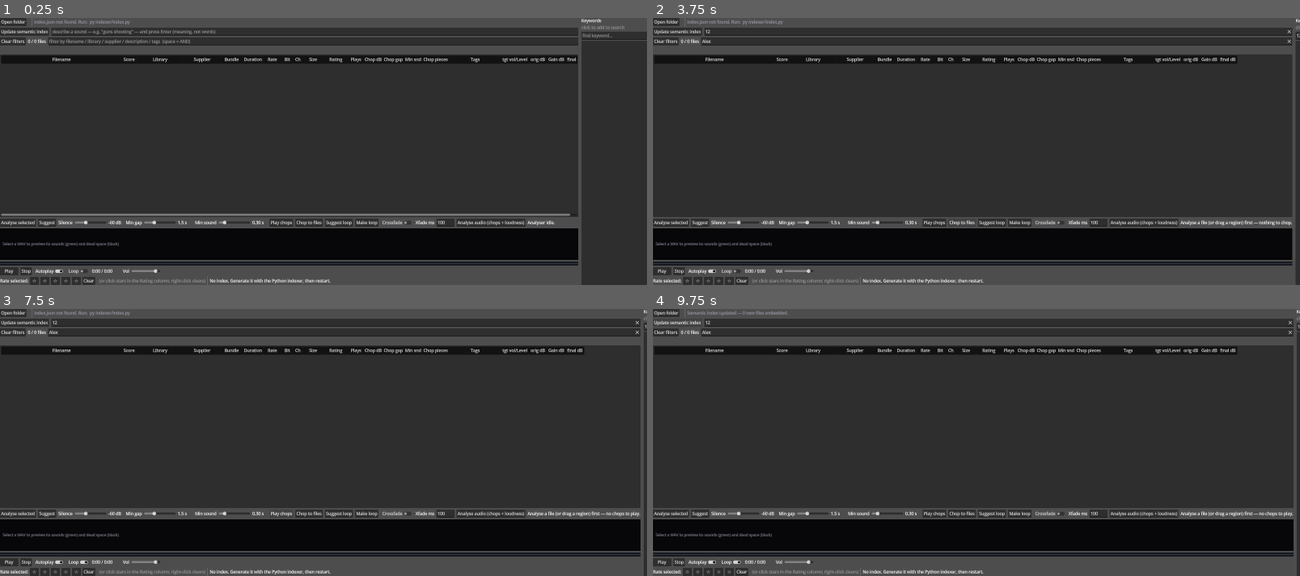
Above: before the commit, frames 1-4 (two rows, left to right).
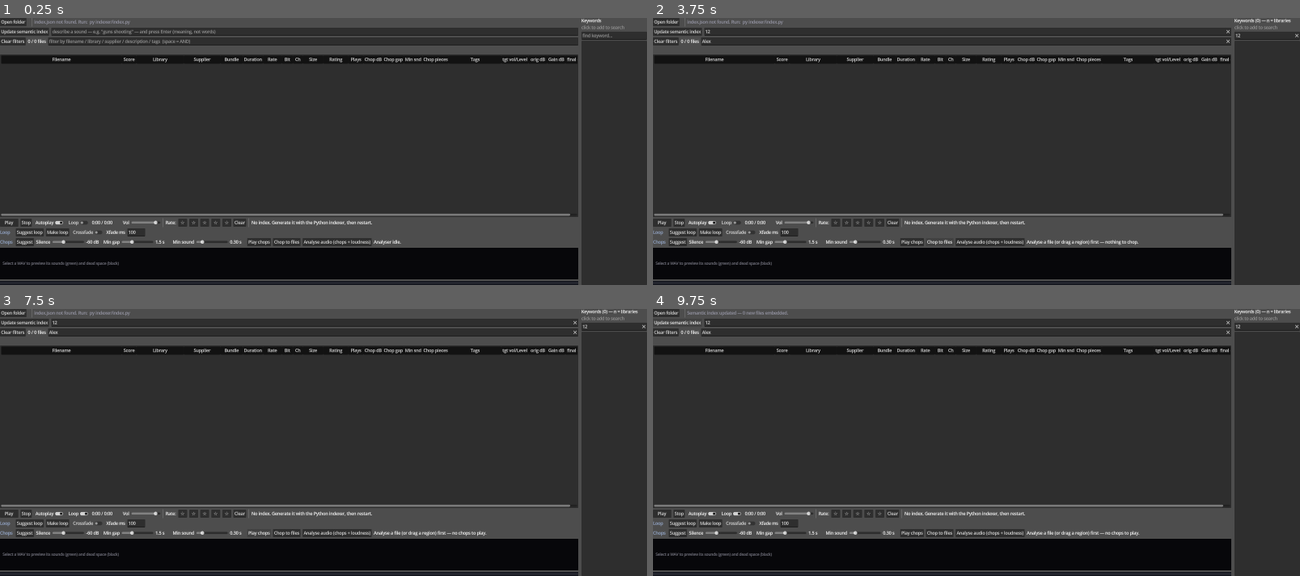
Above: after the commit, the same moments.

Repository: benedictcarter/sound_lib
Game: Godot game, scene res://main.tscn
The game is run twice, just before and just after one commit, with the same random seed, the same clock (stepped at 60 frames per second) and the same inputs.
Inputs (mouse positions are in pixels of both pictures, inside the frame that each line leads up to):
- Up to frame 1 (0.25 s): no input
- Up to frame 2 (3.75 s): click (970, 31) at 0.52 s; type "12" at 0.6 s; click (963, 42) at 0.75 s; type "Alex" at 0.83 s; click (1267, 36) at 0.98 s; type "12" at 1.07 s; click (672, 223) at 1.25 s, where only the run before the commit has a clickable "Analyse selected"; click "Suggest" at 2 s; click "Stop" at 2.75 s; click "Chop to files" at 3.5 s
- Up to frame 3 (7.5 s): click "Loop" at 4.25 s; click "Clear" at 5 s; click "Play" at 5.75 s; click "Play" at 6.5 s; click "Play chops" at 7.25 s
- Up to frame 4 (9.75 s): click "Play chops" at 8 s; click "Open folder" at 8.75 s; click "Update semantic index" at 9.5 s

The runs differ from the first frame. In frame 1, 15% of the frame differs, in the area x 0-90%, y 75-100%; in frame 2, 19%; in frame 3, 19%; in frame 4, 19%, in the area x 0-100%, y 0-100%.

Commit message:
Reorder lower section into transport / loop / chops rows + visualiser at bottom
Regroup the bottom controls (same controls, new rows):
- Row 1 (transport): Play, Stop, Autoplay, Loop, time, Vol + Rate stars/Clear +
  now-playing label (merged the old player + rating bars).
- Row 2 (Loop): Suggest loop, Make loop, Crossfade, Xfade ms.
- Row 3 (Chops): Suggest, Silence/Min gap/Min sound, Play chops, Chop to files,
  Analyse audio, status.
- Visualiser (graph + aligned seek strip) moved to the very bottom.
Small grey group labels ('Loop'/'Chops') head rows 2-3. Removed the 'Analyse
selected' button (auto-analyse on row-select + Analyse audio cover it; the
function stays for auto/ctx use). Dropped the redundant rating hint label (info
moved to the 'Rate:' tooltip).

Co-Authored-By: Claude Opus 4.8 <noreply@anthropic.com>

Diff:
--- a/app/main.gd
+++ b/app/main.gd
@@ -841,97 +841,10 @@
 
 	_build_num_popup()
 
-	_build_analyser(root)
-
-	# --- seek strip directly under the visualiser (aligned; seek only) --
-	_seekbar = SeekBar.new()
-	_seekbar.custom_minimum_size = Vector2(0, 16)
-	_seekbar.size_flags_horizontal = Control.SIZE_EXPAND_FILL
-	_seekbar.tooltip_text = "Drag to move the play position (does not change the chop dB)."
-	_seekbar.seek_requested.connect(_on_graph_seek)
-	root.add_child(_seekbar)
-
-	# --- player bar -----------------------------------------------------
-	var pbar := HBoxContainer.new()
-	pbar.add_theme_constant_override("separation", 8)
-	root.add_child(pbar)
-
-	_play_btn = Button.new()
-	_play_btn.text = "Play"
-	_play_btn.custom_minimum_size = Vector2(70, 0)
-	_play_btn.pressed.connect(_on_play_pressed)
-	pbar.add_child(_play_btn)
-
-	var stop := Button.new()
-	stop.text = "Stop"
-	stop.pressed.connect(_on_stop_pressed)
-	pbar.add_child(stop)
-
-	_autoplay.focus_mode = Control.FOCUS_NONE      # don't eat the Space shortcut
-	pbar.add_child(_autoplay)                      # next to Play / Stop / Loop
-
-	_loop_chk = CheckButton.new()
-	_loop_chk.text = "Loop"
-	_loop_chk.tooltip_text = "Replay this track: loop the current track seamlessly."
-	_loop_chk.focus_mode = Control.FOCUS_NONE      # don't eat the Space shortcut
-	_loop_chk.toggled.connect(_on_loop_toggled)
-	pbar.add_child(_loop_chk)
-
-	_time_label = Label.new()
-	_time_label.custom_minimum_size = Vector2(110, 0)
-	_time_label.text = "0:00 / 0:00"
-	pbar.add_child(_time_label)
-
-	var vlab := Label.new()
-	vlab.text = "Vol"
-	pbar.add_child(vlab)
-	_vol_slider = HSlider.new()
-	_vol_slider.min_value = 0.0
-	_vol_slider.max_value = 1.0
-	_vol_slider.step = 0.01
-	_vol_slider.value = 0.9
-	_vol_slider.custom_minimum_size = Vector2(110, 0)
-	_vol_slider.size_flags_vertical = Control.SIZE_SHRINK_CENTER
-	_vol_slider.value_changed.connect(_on_volume_changed)
-	pbar.add_child(_vol_slider)
-	_on_volume_changed(0.9)
-
-	# (Level is set directly in the table's Level column / bulk type-over.)
-
-	# --- rating + now-playing row ---------------------------------------
-	# Rating controls first; the expanding now-playing label goes LAST so it
-	# doesn't push the star buttons off-screen.
-	var nbar := HBoxContainer.new()
-	nbar.add_theme_constant_override("separation", 6)
-	root.add_child(nbar)
-
-	var rlab := Label.new()
-	rlab.text = "Rate selected:"
-	nbar.add_child(rlab)
-	for i in range(1, 6):
-		var b := Button.new()
-		b.custom_minimum_size = Vector2(34, 0)
-		b.tooltip_text = "%d star%s" % [i, "" if i == 1 else "s"]
-		b.pressed.connect(_on_star_pressed.bind(i))
-		nbar.add_child(b)
-		_star_btns.append(b)
-	var clr := Button.new()
-	clr.text = "Clear"
-	clr.pressed.connect(_on_star_pressed.bind(0))
-	nbar.add_child(clr)
-	_refresh_star_buttons(null)
-
-	var rhint := Label.new()
-	rhint.text = "  (or click stars in the Rating column; right-click clears)"
-	rhint.add_theme_color_override("font_color", Color(0.6, 0.6, 0.6))
-	nbar.add_child(rhint)
-
-	nbar.add_child(VSeparator.new())
-	_now_label = Label.new()
-	_now_label.text = "No file loaded."
-	_now_label.size_flags_horizontal = Control.SIZE_EXPAND_FILL
-	_now_label.clip_text = true
-	nbar.add_child(_now_label)
+	# Lower section, grouped into rows: transport+rating, then loop, then chops,
+	# then the visualiser at the very bottom.
+	_build_transport_row(root)     # Row 1: play/stop/autoplay/loop/vol + rating
+	_build_analyser(root)          # Row 2 (loop) + Row 3 (chops) + visualiser (bottom)
 
 	# (status label lives on the top "Open folder" row — built there)
 
@@ -1282,42 +1195,94 @@
 	return panel
 
 
-func _build_analyser(root: VBoxContainer) -> void:
+# A small grey group label that heads each tool row.
+func _group_label(text: String) -> Label:
+	var l := Label.new()
+	l.text = text
+	l.custom_minimum_size = Vector2(52, 0)
+	l.add_theme_color_override("font_color", Color(0.6, 0.68, 0.82))
+	return l
+
+
+# Row 1: standard transport (play/stop/autoplay/loop/vol) + rating + now-playing.
+func _build_transport_row(root: VBoxContainer) -> void:
 	var bar := HBoxContainer.new()
 	bar.add_theme_constant_override("separation", 8)
 	root.add_child(bar)
 
-	var an_btn := Button.new()
-	an_btn.text = "Analyse selected"
-	an_btn.pressed.connect(_analyse_selected)
-	bar.add_child(an_btn)
-
-	var sug := Button.new()
-	sug.text = "Suggest"
-	sug.tooltip_text = "Set the silence threshold from this file's loudness histogram"
-	sug.pressed.connect(_apply_suggested)
-	bar.add_child(sug)
-
-	_sil_slider = _add_slider(bar, "Silence", -90, 0, 1, DEF_SILENCE_DB)
-	_sil_lbl = bar.get_child(bar.get_child_count() - 1) as Label
-	_gap_slider = _add_slider(bar, "Min gap", 0.0, 5.0, 0.1, DEF_MIN_GAP_S)
-	_gap_lbl = bar.get_child(bar.get_child_count() - 1) as Label
-	_snd_slider = _add_slider(bar, "Min sound", 0.0, 2.0, 0.05, DEF_MIN_SOUND_S)
-	_snd_lbl = bar.get_child(bar.get_child_count() - 1) as Label
-
-	var playchops := Button.new()
-	playchops.text = "Play chops"
-	playchops.tooltip_text = "Play each chop piece in turn with 1 s of silence " \
-		+ "between them, so the boundaries are audibly obvious."
-	playchops.pressed.connect(_play_chops)
-	bar.add_child(playchops)
-
-	_chop_btn = Button.new()
-	_chop_btn.text = "Chop to files"
-	_chop_btn.tooltip_text = "Write each piece as name_chopped_NNN.wav next to the " \
-		+ "original (the original is KEPT). Re-run the indexer to see them."
-	_chop_btn.pressed.connect(_chop_selected)
-	bar.add_child(_chop_btn)
+	_play_btn = Button.new()
+	_play_btn.text = "Play"
+	_play_btn.custom_minimum_size = Vector2(70, 0)
+	_play_btn.pressed.connect(_on_play_pressed)
+	bar.add_child(_play_btn)
+
+	var stop := Button.new()
+	stop.text = "Stop"
+	stop.pressed.connect(_on_stop_pressed)
+	bar.add_child(stop)
+
+	_autoplay.focus_mode = Control.FOCUS_NONE      # don't eat the Space shortcut
+	bar.add_child(_autoplay)
+
+	_loop_chk = CheckButton.new()
+	_loop_chk.text = "Loop"
+	_loop_chk.tooltip_text = "Replay this track: loop the current track seamlessly."
+	_loop_chk.focus_mode = Control.FOCUS_NONE
+	_loop_chk.toggled.connect(_on_loop_toggled)
+	bar.add_child(_loop_chk)
+
+	_time_label = Label.new()
+	_time_label.custom_minimum_size = Vector2(110, 0)
+	_time_label.text = "0:00 / 0:00"
+	bar.add_child(_time_label)
+
+	var vlab := Label.new()
+	vlab.text = "Vol"
+	bar.add_child(vlab)
+	_vol_slider = HSlider.new()
+	_vol_slider.min_value = 0.0
+	_vol_slider.max_value = 1.0
+	_vol_slider.step = 0.01
+	_vol_slider.value = 0.9
+	_vol_slider.custom_minimum_size = Vector2(110, 0)
+	_vol_slider.size_flags_vertical = Control.SIZE_SHRINK_CENTER
+	_vol_slider.value_changed.connect(_on_volume_changed)
+	bar.add_child(_vol_slider)
+	_on_volume_changed(0.9)
+
+	bar.add_child(VSeparator.new())
+	var rlab := Label.new()
+	rlab.text = "Rate:"
+	rlab.tooltip_text = "Rate the selected row (or click stars in the Rating column; right-click clears)."
+	bar.add_child(rlab)
+	for i in range(1, 6):
+		var b := Button.new()
+		b.custom_minimum_size = Vector2(34, 0)
+		b.tooltip_text = "%d star%s" % [i, "" if i == 1 else "s"]
+		b.pressed.connect(_on_star_pressed.bind(i))
+		bar.add_child(b)
+		_star_btns.append(b)
+	var clr := Button.new()
+	clr.text = "Clear"
+	clr.pressed.connect(_on_star_pressed.bind(0))
+	bar.add_child(clr)
+	_refresh_star_buttons(null)
+
+	bar.add_child(VSeparator.new())
+	_now_label = Label.new()
+	_now_label.text = "No file loaded."
+	_now_label.size_flags_horizontal = Control.SIZE_EXPAND_FILL
+	_now_label.clip_text = true
+	bar.add_child(_now_label)
+
+
+# Row 2 (loop) + Row 3 (chops) + the visualiser at the very bottom.
+func _build_analyser(root: VBoxContainer) -> void:
+	# --- Row 2: LOOP ---------------------------------------------------
+	var loopbar := HBoxContainer.new()
+	loopbar.add_theme_constant_override("separation", 8)
+	root.add_child(loopbar)
+	loopbar.add_child(_group_label("Loop"))
 
 	_suggest_loop_btn = Button.new()
 	_suggest_loop_btn.text = "Suggest loop"
@@ -1326,7 +1291,7 @@
 		+ "the steady sustain for textures (flame, rain). Sets the region + crossfade " \
 		+ "and previews it — tweak, then Make loop."
 	_suggest_loop_btn.pressed.connect(_suggest_loop)
-	bar.add_child(_suggest_loop_btn)
+	loopbar.add_child(_suggest_loop_btn)
 
 	_loop_btn = Button.new()
 	_loop_btn.text = "Make loop"
@@ -1334,7 +1299,7 @@
 		+ "name_loop.wav next to the original — equal-power crossfade so it wraps " \
 		+ "with no click/seam. Original kept. Set the crossfade (ms) at right."
 	_loop_btn.pressed.connect(_make_loop)
-	bar.add_child(_loop_btn)
+	loopbar.add_child(_loop_btn)
 
 	_xfade_chk = CheckButton.new()
 	_xfade_chk.text = "Crossfade"
@@ -1342,18 +1307,51 @@
 		+ "loop (in memory — nothing written). Turn Loop on and press Play chops to " \
 		+ "audition; tweak Xfade ms (Enter) and re-drag the region to experiment."
 	_xfade_chk.toggled.connect(_on_xfade_changed)
-	bar.add_child(_xfade_chk)
+	loopbar.add_child(_xfade_chk)
 
 	var xlab := Label.new()
 	xlab.text = "Xfade ms"
-	bar.add_child(xlab)
+	loopbar.add_child(xlab)
 	_xfade_edit = LineEdit.new()
 	_xfade_edit.text = "100"
 	_xfade_edit.custom_minimum_size = Vector2(48, 0)
 	_xfade_edit.tooltip_text = "Crossfade length in milliseconds for the loop preview " \
 		+ "and Make loop (longer = smoother but blends more of the ends). Enter applies."
 	_xfade_edit.text_submitted.connect(func(_t): _on_xfade_changed(true))
-	bar.add_child(_xfade_edit)
+	loopbar.add_child(_xfade_edit)
+
+	# --- Row 3: CHOPS --------------------------------------------------
+	var chopbar := HBoxContainer.new()
+	chopbar.add_theme_constant_override("separation", 8)
+	root.add_child(chopbar)
+	chopbar.add_child(_group_label("Chops"))
+
+	var sug := Button.new()
+	sug.text = "Suggest"
+	sug.tooltip_text = "Set the silence threshold from this file's loudness histogram"
+	sug.pressed.connect(_apply_suggested)
+	chopbar.add_child(sug)
+
+	_sil_slider = _add_slider(chopbar, "Silence", -90, 0, 1, DEF_SILENCE_DB)
+	_sil_lbl = chopbar.get_child(chopbar.get_child_count() - 1) as Label
+	_gap_slider = _add_slider(chopbar, "Min gap", 0.0, 5.0, 0.1, DEF_MIN_GAP_S)
+	_gap_lbl = chopbar.get_child(chopbar.get_child_count() - 1) as Label
+	_snd_slider = _add_slider(chopbar, "Min sound", 0.0, 2.0, 0.05, DEF_MIN_SOUND_S)
+	_snd_lbl = chopbar.get_child(chopbar.get_child_count() - 1) as Label
+
+	var playchops := Button.new()
+	playchops.text = "Play chops"
+	playchops.tooltip_text = "Play each chop piece in turn with 1 s of silence " \
+		+ "between them, so the boundaries are audibly obvious."
+	playchops.pressed.connect(_play_chops)
+	chopbar.add_child(playchops)
+
+	_chop_btn = Button.new()
+	_chop_btn.text = "Chop to files"
+	_chop_btn.tooltip_text = "Write each piece as name_chopped_NNN.wav next to the " \
+		+ "original (the original is KEPT). Re-run the indexer to see them."
+	_chop_btn.pressed.connect(_chop_selected)
+	chopbar.add_child(_chop_btn)
 
 	_sg_btn = Button.new()
 	_sg_btn.text = "Analyse audio (chops + loudness)"
@@ -1361,13 +1359,14 @@
 		+ "compute both the chop suggestion AND the loudness (fills the Chop, orig dB " \
 		+ "and final dB columns). Slow on a fresh library; columns fill in as it runs."
 	_sg_btn.pressed.connect(_suggest_missing_chops)
-	bar.add_child(_sg_btn)
+	chopbar.add_child(_sg_btn)
 
 	_an_status = Label.new()
 	_an_status.size_flags_horizontal = Control.SIZE_EXPAND_FILL
 	_an_status.text = "Analyser idle."
-	bar.add_child(_an_status)
-
+	chopbar.add_child(_an_status)
+
+	# --- visualiser at the very bottom (graph + aligned seek strip) ----
 	_graph = WaveGraph.new()
 	_graph.custom_minimum_size = Vector2(0, 120)
 	_graph.size_flags_horizontal = Control.SIZE_EXPAND_FILL
@@ -1379,6 +1378,14 @@
 	_graph.region_selected.connect(_on_graph_region_selected)
 	_graph.region_committed.connect(_on_region_committed)
 	root.add_child(_graph)
+
+	_seekbar = SeekBar.new()
+	_seekbar.custom_minimum_size = Vector2(0, 16)
+	_seekbar.size_flags_horizontal = Control.SIZE_EXPAND_FILL
+	_seekbar.tooltip_text = "Drag to move the play position (does not change the chop dB)."
+	_seekbar.seek_requested.connect(_on_graph_seek)
+	root.add_child(_seekbar)
+
 	_update_param_labels()
 
 
